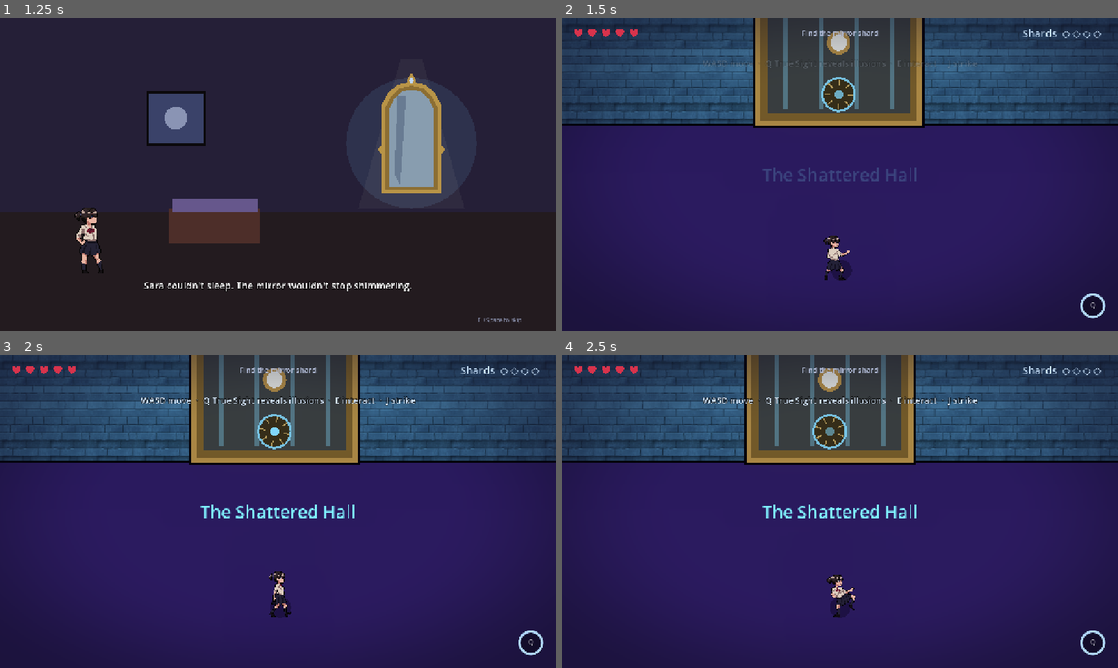
Above: before the commit, frames 1-4 (two rows, left to right).
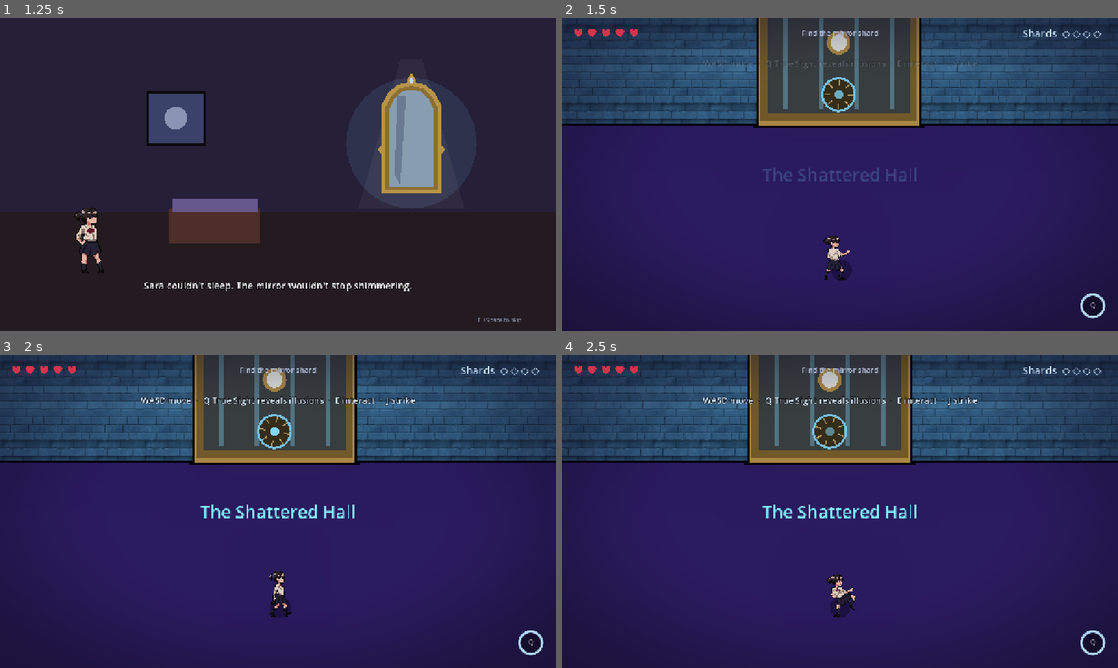
Above: after the commit, the same moments.

Repository: Abdulla5w5/saras-mirror
Game: Godot game, scene res://ui/MainMenu.tscn
Same seed, same stepped clock (60 frames per second), same inputs: the game is played once before the commit and once after it.
Inputs (mouse positions are in pixels of both pictures, inside the frame that each line leads up to):
- Up to frame 1 (1.25 s): click "New Game" at 0.5 s
- Up to frame 2 (1.5 s): move the mouse to (962, 158) at 1.27 s; hold D (move_right) from 1.28 s (still down); tap J (attack) at 1.35 s; click (962, 158) at 1.42 s
- Up to frame 3 (2 s): keep holding D (move_right); tap Space at 1.52 s
- Up to frame 4 (2.5 s): release D (move_right) at 2 s; drag from (728, 527) to (834, 430) at 2.02 s

Frame 1 is identical in both runs. In frame 2, 0.7% of the frame differs, in the area x 34-66%, y 0-35%; in frame 3, 0.7%; in frame 4, 0.7%.

Commit message:
Gates draw behind Sara so she stands in front, not under them
Co-Authored-By: Claude Opus 4.8 <noreply@anthropic.com>

Diff:
--- a/entities/hazards/SlideWall.gd
+++ b/entities/hazards/SlideWall.gd
@@ -17,7 +17,7 @@
 func _ready() -> void:
 	collision_layer = 1
 	collision_mask = 0
-	z_index = 1
+	z_index = -1   # draw behind Sara so she reads as standing in front, not under
 	if texture:
 		texture_filter = CanvasItem.TEXTURE_FILTER_LINEAR
 	var col := CollisionShape2D.new()
Not shown, removed: ui/_T.gd.uid
